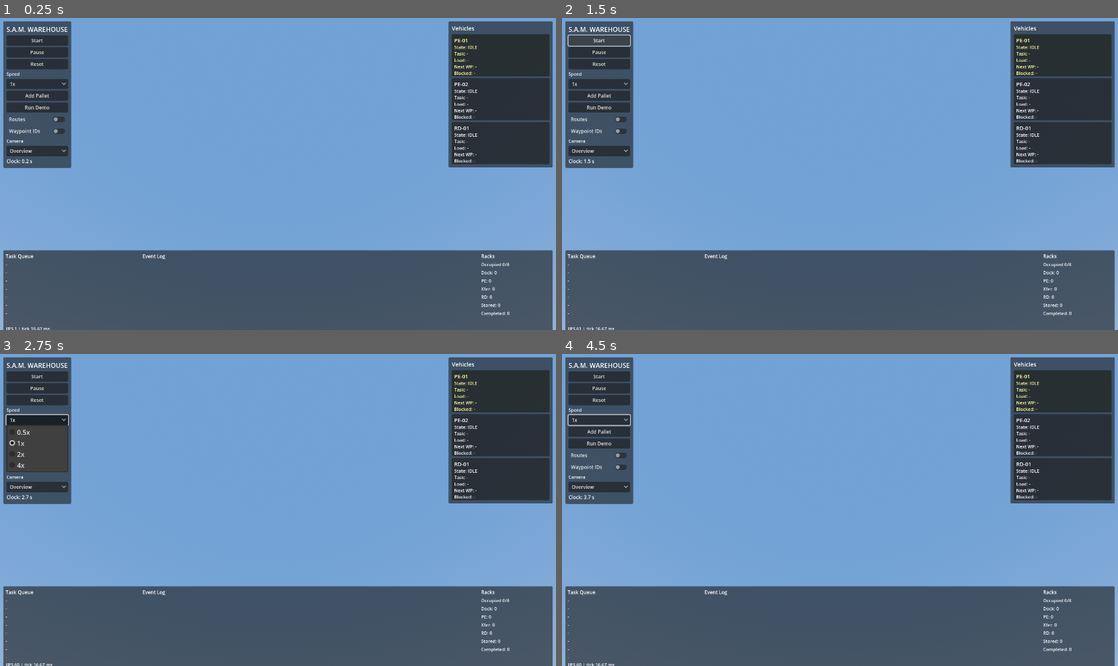
Above: before the commit, frames 1-4 (two rows, left to right).
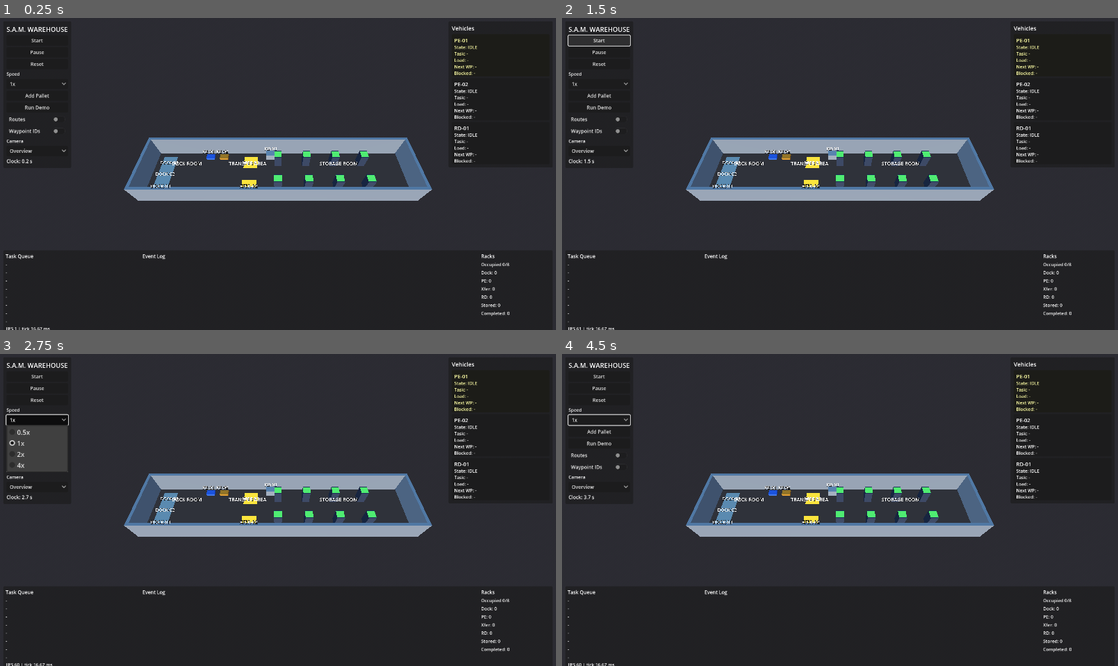
Above: after the commit, the same moments.

Repository: Bentarraya/S.A.M
Game: Godot game, scene res://scenes/main.tscn
Same seed, same stepped clock (60 frames per second), same inputs: the game is played once before the commit and once after it.
Inputs:
- Up to frame 1 (0.25 s): no input
- Up to frame 2 (1.5 s): click "Start" at 0.5 s; click "Start" at 1.25 s
- Up to frame 3 (2.75 s): click "1x" at 2 s
- Up to frame 4 (4.5 s): click "Add Pallet" at 2.75 s; click "0.5x" at 3.5 s; click "Run Demo" at 4.25 s

The runs differ from the first frame. In frame 1, 99% of the frame differs, in the area x 0-100%, y 0-100%; in frame 2, 99%; in frame 3, 98%; in frame 4, 99%.

Commit message:
feat: route debug overlay and camera presets
Co-Authored-By: Claude Code <noreply@anthropic.com>

Diff:
--- a/scripts/app/main.gd
+++ b/scripts/app/main.gd
@@ -2,6 +2,7 @@
 
 const SimulationEngine = preload("res://scripts/simulation/simulation_engine.gd")
 const WarehouseBuilder = preload("res://scripts/app/warehouse_builder.gd")
+const RouteOverlay = preload("res://scripts/app/route_overlay.gd")
 const Pallet = preload("res://scripts/entities/pallet.gd")
 
 const LAYOUT_PATH := "res://data/warehouse_layout.json"
@@ -12,6 +13,7 @@
 const MAX_CATCHUP_STEPS := 8
 
 @onready var hud: CanvasLayer = $HUD
+@onready var camera: Camera3D = $Camera3D
 
 var sim: SimulationEngine
 var world: Dictionary = {}
@@ -19,9 +21,8 @@
 var paused := false
 var speed_multiplier := 1.0
 var selected_vehicle := "PE-01"
-# Assigned by the route overlay task.
-var route_overlay: Node3D = null
-var waypoint_labels: Node3D = null
+var camera_preset := "overview"
+var route_overlay: RouteOverlay = null
 
 var _pallet_nodes: Dictionary = {}
 
@@ -31,8 +32,14 @@
 		push_error("Failed to set up simulation")
 		return
 	world = WarehouseBuilder.build_world(self, sim.layout, sim.graph)
+	route_overlay = RouteOverlay.new()
+	route_overlay.name = "RouteOverlay"
+	add_child(route_overlay)
+	route_overlay.build(sim.graph, sim.layout)
+	route_overlay.visible = false
 	_wire_hud()
 	hud.set_selected_vehicle(selected_vehicle)
+	_set_camera_preset(camera_preset)
 
 func _wire_hud() -> void:
 	hud.start_pressed.connect(_on_start_pressed)
@@ -70,8 +77,8 @@
 		route_overlay.visible = v
 
 func _on_waypoint_labels_toggled(v: bool) -> void:
-	if waypoint_labels != null:
-		waypoint_labels.visible = v
+	if route_overlay != null:
+		route_overlay.set_labels_visible(v)
 
 func _on_camera_preset_changed(preset: String) -> void:
 	_set_camera_preset(preset)
@@ -80,8 +87,17 @@
 	selected_vehicle = veh_id
 	hud.set_selected_vehicle(veh_id)
 
-func _set_camera_preset(_preset: String) -> void:
-	pass  # camera presets arrive with the route overlay task
+func _set_camera_preset(preset: String) -> void:
+	camera_preset = preset
+	match preset:
+		"overview":
+			camera.position = Vector3(18, 24, 20)
+			camera.look_at(Vector3(18, 0, 4))
+		"top_down":
+			camera.position = Vector3(18, 30, 4.01)
+			camera.look_at(Vector3(18, 0, 4))
+		"follow":
+			pass  # followed in _process
 
 func _physics_process(delta: float) -> void:
 	if sim == null or paused:
@@ -95,12 +111,19 @@
 	if steps == MAX_CATCHUP_STEPS:
 		accumulator = 0.0
 
-func _process(_delta: float) -> void:
+func _process(delta: float) -> void:
 	if sim == null:
 		return
 	_sync_vehicles()
 	_sync_racks()
 	_sync_pallets()
+	route_overlay.update_vehicle_markers(sim.vehicles)
+	if camera_preset == "follow":
+		var v: Dictionary = sim.vehicles.get(selected_vehicle, {})
+		if not v.is_empty():
+			var pos: Vector3 = v["pos"]
+			camera.position = camera.position.lerp(pos + Vector3(-8, 6, 8), min(1.0, delta * 4.0))
+			camera.look_at(pos)
 	hud.update_state(sim, paused, Engine.get_frames_per_second())
 
 func _sync_vehicles() -> void:
--- /dev/null
+++ b/scripts/app/route_overlay.gd
@@ -0,0 +1,101 @@
+extends Node3D
+
+const EDGE_COLOR := Color(0.1, 0.9, 1.0)
+const EDGE_Y := 0.05
+const MARKER_COLOR := Color(1.0, 0.8, 0.2)
+const TARGET_COLOR := Color(0.2, 1.0, 0.35)
+const MARKER_TYPES := ["turn", "wait", "pickup", "handoff"]
+const TARGET_RADIUS := 0.12
+
+var _waypoint_positions: Dictionary = {}
+var _labels_root: Node3D
+var _target_markers: Dictionary = {}
+
+func build(graph, _layout) -> void:
+	for id in graph.waypoints:
+		_waypoint_positions[id] = graph.waypoint_pos(id)
+	_build_edges(graph)
+	_build_waypoint_markers(graph)
+	_build_labels(graph)
+	_build_target_markers()
+
+func set_labels_visible(v: bool) -> void:
+	if _labels_root != null:
+		_labels_root.visible = v
+
+func update_vehicle_markers(vehicles: Dictionary) -> void:
+	for vid in _target_markers:
+		var marker: MeshInstance3D = _target_markers[vid]
+		var target: String = vehicles.get(vid, {}).get("target_waypoint", "")
+		if not _waypoint_positions.has(target):
+			marker.visible = false
+			continue
+		marker.visible = true
+		marker.position = _waypoint_positions[target] + Vector3(0.0, TARGET_RADIUS, 0.0)
+
+func _build_edges(graph) -> void:
+	var material := _material(EDGE_COLOR)
+	var mesh := ImmediateMesh.new()
+	mesh.surface_begin(Mesh.PRIMITIVE_LINES, material)
+	for edge in graph.edges():
+		mesh.surface_add_vertex(_lift(graph.waypoint_pos(edge["from"])))
+		mesh.surface_add_vertex(_lift(graph.waypoint_pos(edge["to"])))
+	mesh.surface_end()
+	var node := MeshInstance3D.new()
+	node.name = "Edges"
+	node.mesh = mesh
+	add_child(node)
+
+func _build_waypoint_markers(graph) -> void:
+	var box := BoxMesh.new()
+	box.size = Vector3(0.35, 0.35, 0.35)
+	var material := _material(MARKER_COLOR)
+	for id in graph.waypoints:
+		var wp: Dictionary = graph.waypoints[id]
+		if not wp["type"] in MARKER_TYPES:
+			continue
+		var node := MeshInstance3D.new()
+		node.name = "WP_" + id
+		node.mesh = box
+		node.material_override = material
+		node.position = _lift(wp["pos"]) + Vector3(0.0, 0.2, 0.0)
+		add_child(node)
+
+func _build_labels(graph) -> void:
+	_labels_root = Node3D.new()
+	_labels_root.name = "WaypointLabels"
+	_labels_root.visible = false
+	add_child(_labels_root)
+	for id in graph.waypoints:
+		var label := Label3D.new()
+		label.name = "Label_" + id
+		label.text = id
+		label.font_size = 32
+		label.billboard = BaseMaterial3D.BILLBOARD_ENABLED
+		label.no_depth_test = true
+		label.modulate = EDGE_COLOR
+		label.position = _lift(graph.waypoints[id]["pos"]) + Vector3(0.0, 0.9, 0.0)
+		_labels_root.add_child(label)
+
+func _build_target_markers() -> void:
+	var sphere := SphereMesh.new()
+	sphere.radius = TARGET_RADIUS
+	sphere.height = TARGET_RADIUS * 2.0
+	var material := _material(TARGET_COLOR)
+	for vid in ["PE-01", "PE-02", "RD-01"]:
+		var node := MeshInstance3D.new()
+		node.name = "Target_" + vid
+		node.mesh = sphere
+		node.material_override = material
+		node.visible = false
+		add_child(node)
+		_target_markers[vid] = node
+
+func _lift(pos: Vector3) -> Vector3:
+	return Vector3(pos.x, pos.y + EDGE_Y, pos.z)
+
+func _material(color: Color) -> StandardMaterial3D:
+	var mat := StandardMaterial3D.new()
+	mat.albedo_color = color
+	mat.shading_mode = BaseMaterial3D.SHADING_MODE_UNSHADED
+	return mat
